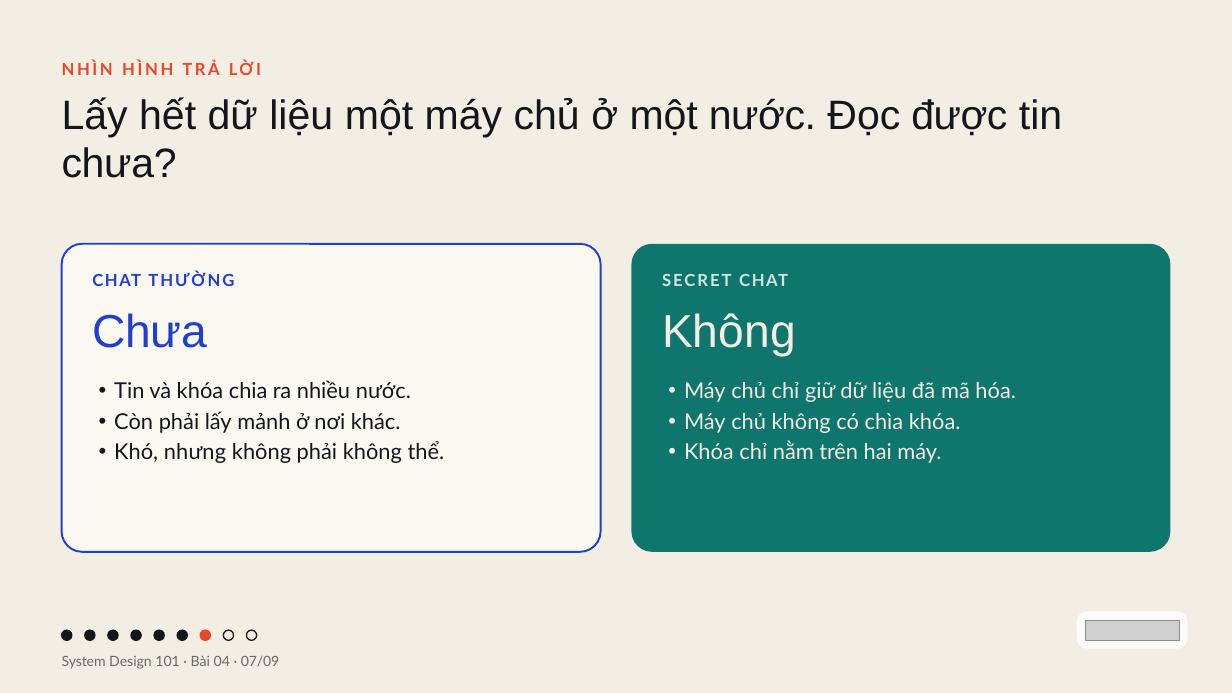
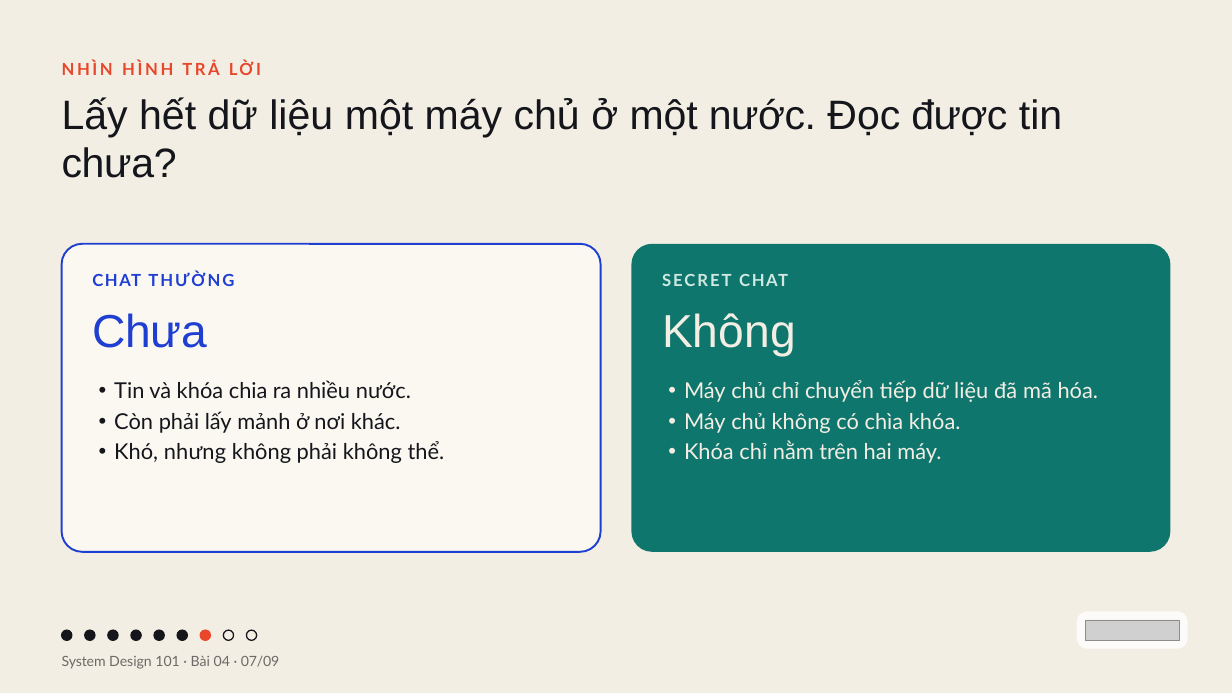
Before and after one commit to vohoailinh90/tool-marketing-studio, a slide deck: slide 7 of system-design-101/vi/lessons/sd-02-004/slides/sd-02-004.pptx. Drawn at 1232x693 pixels with LibreOffice and Linux fonts; fonts in the diff are those of the drawing; grey boxes stand for pictures. Boxes give left, top, right and bottom in pixels: in the first picture for what was removed or moved away, otherwise in the second. Text is boxed around its words. In the diff, an @@ line names an element or a change of style, - is before the commit and + after.

```diff
--- a/system-design-101/vi/lessons/sd-02-004/slides/sd-02-004.pptx
+++ b/system-design-101/vi/lessons/sd-02-004/slides/sd-02-004.pptx
@@ text at (684, 380, 1099, 402): text changed @@
-• Máy chủ chỉ giữ dữ liệu đã mã hóa.
+• Máy chủ chỉ chuyển tiếp dữ liệu đã mã hóa.
```
Also in this commit, not shown: 1 other file.
